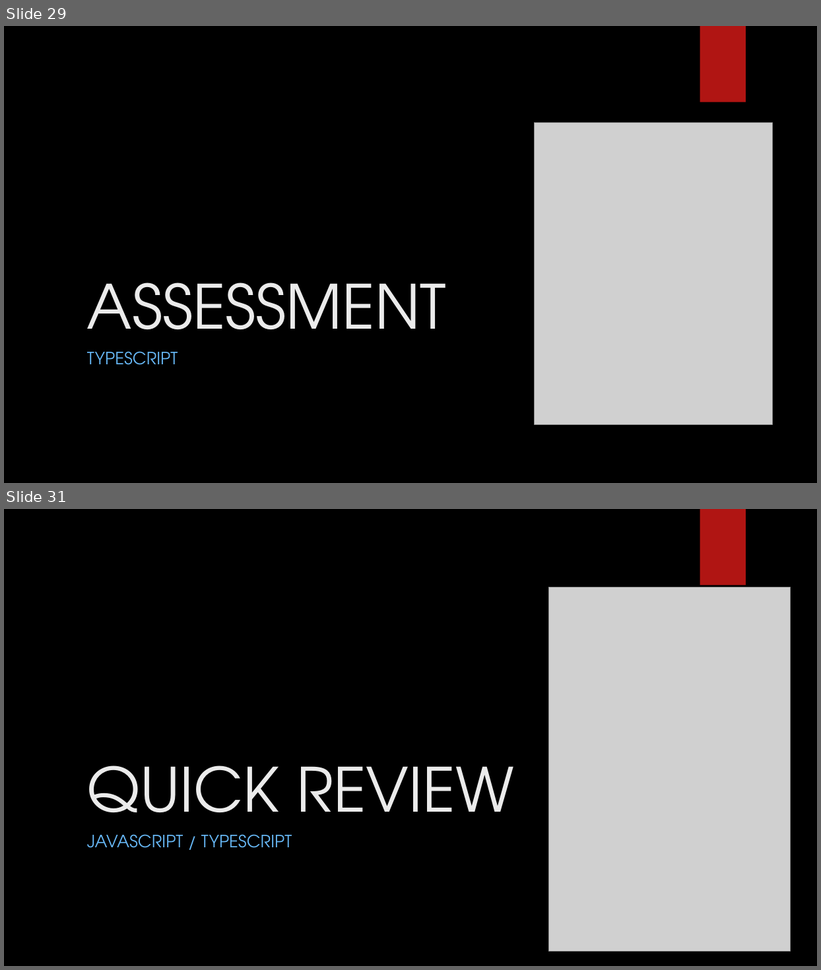
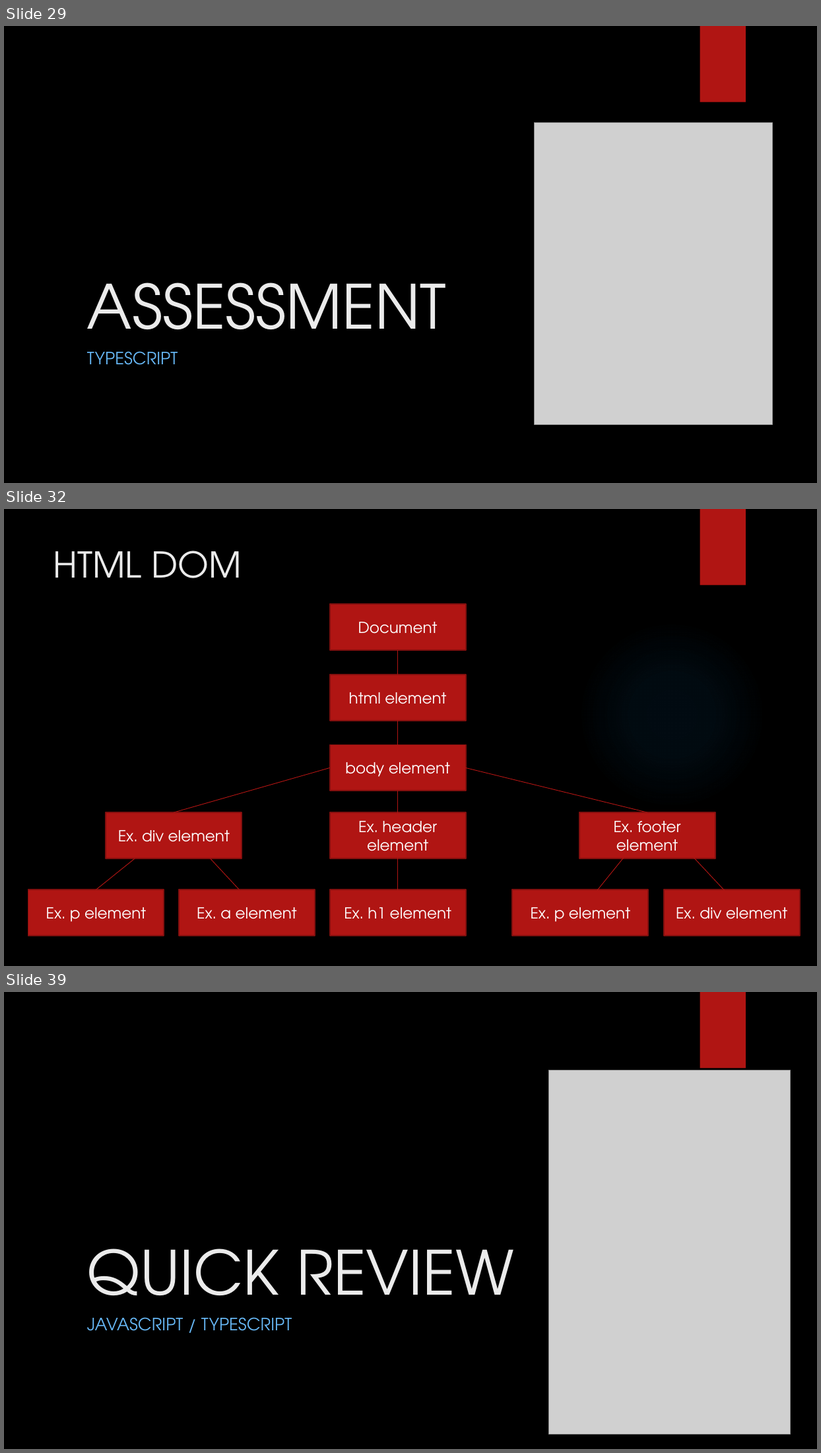
Before and after one commit to LogolsLLC/Logols-May2018, a slide deck: Slides/06_JavaScriptTypescript_TrainingPlan.pptx. Shown one above the other, each under a label of ours: slides 29 and 31 before the commit, slides 29, 32 and 39 after it; the slides between them are not shown. The pictures are 821x970 and 821x1453 pixels, drawn with LibreOffice and Linux fonts; fonts in the diff are those of the drawing; grey boxes stand for pictures; background and template pictures are left out. Boxes give left, top, right and bottom in pixels: in the first picture for what was removed or moved away, otherwise in the second. Text is boxed around its words. In the diff, an @@ line names an element or a change of style, - is before the commit and + after.

```diff
--- a/Slides/06_JavaScriptTypescript_TrainingPlan.pptx
+++ b/Slides/06_JavaScriptTypescript_TrainingPlan.pptx
@@ slide 32 added at (4,509,817,966), background picture (left out); not listed: 1 template element that a slide beside it also shows @@
@@ title added at (54,551,242,578), 42 pt, text #EBEBEB @@
+HTML DOM
@@ rectangle added at (330,604,466,650), fill #B01513, outline #82100E 1.5 pt, 18 pt, text #FFFFFF @@
+Document
@@ ellipse added at (578,621,766,809), fill gradient #1C95F2 @@
@@ line added from (398, 650) to (398, 675), #B01513 0.75 pt @@
@@ rectangle added at (330,675,466,722), fill #B01513, outline #82100E 1.5 pt, 18 pt, text #FFFFFF @@
+html element
@@ line added from (398, 721) to (398, 755), #B01513 0.75 pt @@
@@ rectangle added at (330,745,466,791), fill #B01513, outline #82100E 1.5 pt, 18 pt, text #FFFFFF @@
+body element
@@ line added from (330, 768) to (174, 813), #B01513 0.75 pt @@
@@ line added from (466, 768) to (648, 813), #B01513 0.75 pt @@
@@ line added from (398, 791) to (398, 823), #B01513 0.75 pt @@
@@ rectangle added at (106,813,242,859), fill #B01513, outline #82100E 1.5 pt, 18 pt, text #FFFFFF @@
+Ex. div element
@@ rectangle added at (330,813,466,859), fill #B01513, outline #82100E 1.5 pt, 18 pt, text #FFFFFF @@
+Ex. header element
@@ rectangle added at (580,813,715,859), fill #B01513, outline #82100E 1.5 pt, 18 pt, text #FFFFFF @@
+Ex. footer element
@@ line added from (135, 859) to (96, 890), #B01513 0.75 pt @@
@@ line added from (210, 859) to (240, 890), #B01513 0.75 pt @@
@@ line added from (398, 846) to (398, 890), #B01513 0.75 pt @@
@@ line added from (624, 857) to (587, 904), #B01513 0.75 pt @@
@@ line added from (693, 857) to (732, 899), #B01513 0.75 pt @@
@@ rectangle added at (28,890,164,937), fill #B01513, outline #82100E 1.5 pt, 18 pt, text #FFFFFF @@
+Ex. p element
@@ rectangle added at (179,890,315,937), fill #B01513, outline #82100E 1.5 pt, 18 pt, text #FFFFFF @@
+Ex. a element
@@ rectangle added at (330,890,466,937), fill #B01513, outline #82100E 1.5 pt, 18 pt, text #FFFFFF @@
+Ex. h1 element
@@ rectangle added at (513,890,649,937), fill #B01513, outline #82100E 1.5 pt, 18 pt, text #FFFFFF @@
+Ex. p element
@@ rectangle added at (664,890,800,937), fill #B01513, outline #82100E 1.5 pt, 18 pt, text #FFFFFF @@
+Ex. div element
@@ what was slide 31 is now slide 39 @@
```
Also in this commit, not shown: 20 slides changed, 7 other slides added, 1 other file.
